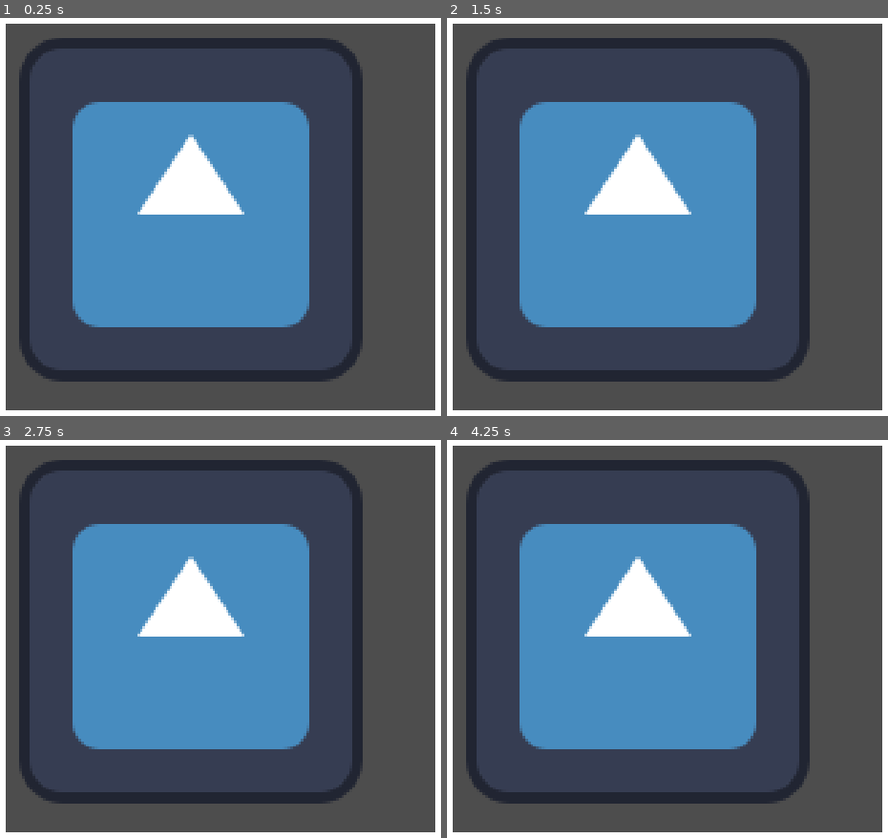
Above: before the commit, frames 1-4 (two rows, left to right).
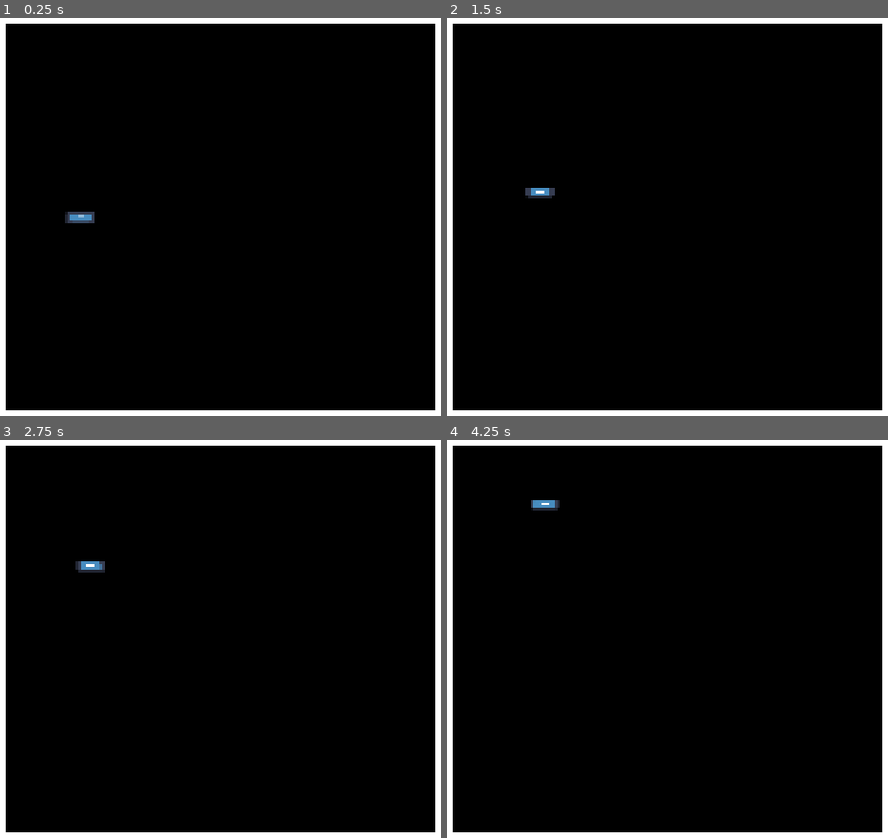
Above: after the commit, the same moments.

Repository: SmallConfusion/Redbird
Game: Godot game, scene res://main.tscn
Same seed, same stepped clock (60 frames per second), same inputs: the game is played once before the commit and once after it. The engine's default icon, where the game draws it, is replaced by a stand-in: a white triangle on a blue panel in a dark square.
Inputs:
- Up to frame 1 (0.25 s): no input
- Up to frame 2 (1.5 s): tap Enter at 0.5 s; hold Right (Right, bound only after the commit) 0.53-1.28 s; hold Down (Fall, bound only after the commit) 0.53-1.28 s; tap Up (Flap, bound only after the commit) at 0.77, 0.8, 1.07, 1.35 s; hold Left (Left, bound only after the commit) from 1.28 s (still down)
- Up to frame 3 (2.75 s): tap Up (Flap, bound only after the commit) at 1.52, 1.82, 2.3 s; tap Down (Fall, bound only after the commit) at 1.55 s; release Left (Left, bound only after the commit) at 2.03 s; hold Right (Right, bound only after the commit) from 2.03 s (still down); hold Down (Fall, bound only after the commit) from 2.03 s (still down)
- Up to frame 4 (4.25 s): tap Space at 2.75 s; release Down (Fall, bound only after the commit) at 2.78 s; tap Down (Fall, bound only after the commit) at 2.85 s; tap Up (Flap, bound only after the commit) at 3.02, 3.32, 3.6, 3.77, 4.07 s; release Right (Right, bound only after the commit) at 3.53 s; hold Left (Left, bound only after the commit) from 3.53 s (still down)

The runs differ from the first frame. In frame 1, 95% of the frame differs, in the area x 1-99%, y 1-99%; in frame 2, 95%; in frame 3, 95%; in frame 4, 95%.

Commit message:
Basic movement

Diff:
--- /dev/null
+++ b/game/Player.gd
@@ -0,0 +1,47 @@
+extends Node2D
+
+var flap_accel := 0.35
+var horizontal_accel := 0.01
+
+var gravity := 0.001
+var gravity_fall := 0.01
+
+var friction = 0.99
+
+var max_speed_x := 0.1
+
+var max_speed_y := 0.1
+var max_speed_y_fall := 0.2
+
+var velocity := Vector2(0, 0)
+var accel := Vector2(0, 0)
+
+func _process(delta):
+	_get_accel()
+	_apply_velocity()
+
+
+func _get_accel():
+	accel = Vector2(0, 0)
+
+	accel.y += gravity_fall if Input.is_action_pressed("Fall") else gravity
+
+	if Input.is_action_just_pressed("Flap"):
+		accel.y = -velocity.y - flap_accel
+
+	accel.x = Input.get_axis("Left", "Right") * horizontal_accel
+
+
+func _apply_velocity():
+	velocity *= friction
+	velocity += accel
+
+	if abs(velocity.x) > max_speed_x:
+		velocity.x = max_speed_x * sign(velocity.x)
+
+	if Input.is_action_pressed("Fall"):
+		velocity.y = min(velocity.y, max_speed_y_fall)
+	else:
+		velocity.y = min(velocity.y, max_speed_y)
+
+	position += velocity
--- a/game/test.tscn
+++ b/game/test.tscn
@@ -1,9 +1,23 @@
-[gd_scene load_steps=2 format=3 uid="uid://c3mhsid5x7d8r"]
+[gd_scene load_steps=3 format=3 uid="uid://c3mhsid5x7d8r"]
 
 [ext_resource type="Texture2D" uid="uid://cwue7dt1og6sw" path="res://icon.svg" id="1_omeek"]
+[ext_resource type="Script" path="res://game/Player.gd" id="1_ul1yy"]
 
 [node name="Node2D" type="Node2D"]
 
-[node name="Icon" type="Sprite2D" parent="."]
-position = Vector2(69, 69)
+[node name="Camera2D" type="Camera2D" parent="."]
+
+[node name="ColorRect" type="ColorRect" parent="."]
+offset_left = -80.0
+offset_top = -72.0
+offset_right = 80.0
+offset_bottom = 72.0
+color = Color(0, 0, 0, 1)
+
+[node name="Player" type="Node2D" parent="."]
+script = ExtResource("1_ul1yy")
+
+[node name="Sprite" type="Sprite2D" parent="Player"]
+position = Vector2(-52, 0)
+scale = Vector2(0.0859375, 0.03125)
 texture = ExtResource("1_omeek")
--- a/project.godot
+++ b/project.godot
@@ -23,6 +23,29 @@
 window/size/window_height_override=1080
 window/stretch/mode="canvas_items"
 
+[input]
+
+Flap={
+"deadzone": 0.5,
+"events": [Object(InputEventKey,"resource_local_to_scene":false,"resource_name":"","device":-1,"window_id":0,"alt_pressed":false,"shift_pressed":false,"ctrl_pressed":false,"meta_pressed":false,"pressed":false,"keycode":0,"physical_keycode":4194320,"key_label":0,"unicode":0,"echo":false,"script":null)
+]
+}
+Left={
+"deadzone": 0.5,
+"events": [Object(InputEventKey,"resource_local_to_scene":false,"resource_name":"","device":-1,"window_id":0,"alt_pressed":false,"shift_pressed":false,"ctrl_pressed":false,"meta_pressed":false,"pressed":false,"keycode":0,"physical_keycode":4194319,"key_label":0,"unicode":0,"echo":false,"script":null)
+]
+}
+Right={
+"deadzone": 0.5,
+"events": [Object(InputEventKey,"resource_local_to_scene":false,"resource_name":"","device":-1,"window_id":0,"alt_pressed":false,"shift_pressed":false,"ctrl_pressed":false,"meta_pressed":false,"pressed":false,"keycode":0,"physical_keycode":4194321,"key_label":0,"unicode":0,"echo":false,"script":null)
+]
+}
+Fall={
+"deadzone": 0.5,
+"events": [Object(InputEventKey,"resource_local_to_scene":false,"resource_name":"","device":-1,"window_id":0,"alt_pressed":false,"shift_pressed":false,"ctrl_pressed":false,"meta_pressed":false,"pressed":false,"keycode":0,"physical_keycode":4194322,"key_label":0,"unicode":0,"echo":false,"script":null)
+]
+}
+
 [rendering]
 
 renderer/rendering_method="gl_compatibility"
